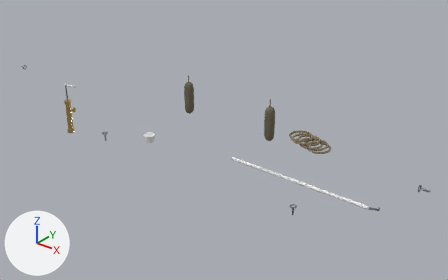
The FBX model boats/exports/rowing/Fittings.fbx, before and after one commit.
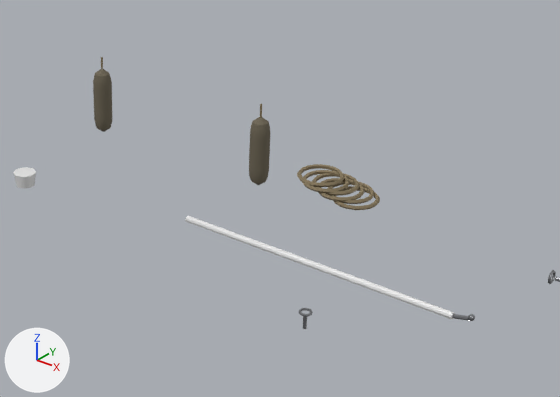
Each version is shown whole from a 50 mm camera at (5.48, -5.82, 4.05) aimed at (0.44, 0.48, 0.14), then close up on the part from 30% to 95% of the width and 16% to 89% of the height. The axes (+X, +Y, +Z) are drawn at lower left. The lights are the same throughout. The first two pictures are the older version.

In view in the first close-up: 'Fittings'.
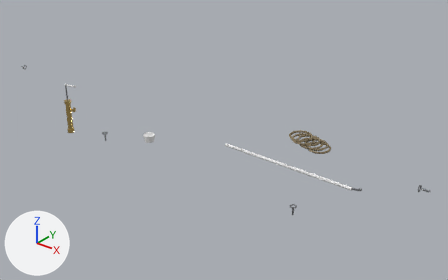
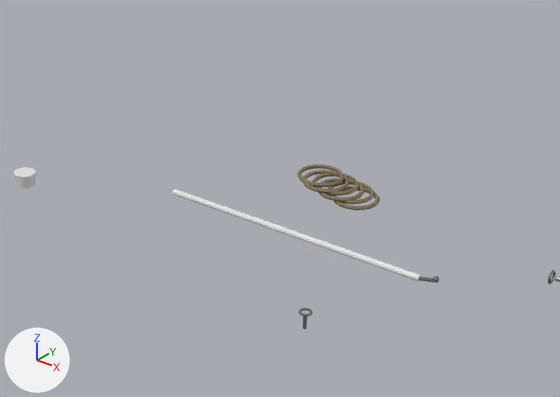
The change, as a list of edits to the scene's bpy script:
```text
Change me_fittings:
    used by ob_fittings; location = (0.0, 0.0, 0.0)
    remove me_fittings.from_pydata(...)  # 1996 vertices, 1808 faces; spans x -3.68..3.62, y -0.74..1.09, z -0.3..0.79
    add me_fittings.from_pydata(...)  # 1432 vertices, 1288 faces; spans x -3.68..3.62, y -0.39..0.39, z -0.3..0.79
    me_fittings part 1: the loose piece of 20 vertices spanning x 1.52..3.27, y -0.74..-0.7, z 0.66..0.7 is moved by (-0.37, 0.35, -0.07)
    me_fittings part 2: the loose piece of 16 vertices spanning x 3.27..3.37, y -0.73..-0.7, z 0.67..0.72 is moved by (-0.37, 0.35, -0.07)
    me_fittings part 3: the loose piece of 42 vertices spanning x 3.36..3.39, y -0.73..-0.7, z 0.7..0.73 is moved by (-0.37, 0.35, -0.07)
    me_fittings part 4: the loose piece of 270 vertices spanning x -0.77..-0.62, y 0.94..1.09, z 0.07..0.62 is deleted
    me_fittings part 5: the loose piece of 270 vertices spanning x 0.82..0.98, y 0.88..1.03, z 0.09..0.64 is deleted
    other edits to the shape of me_fittings do not show in these pictures
    remove me_fittings.materials.append(mat_canvas)  # brown #6c6453
```

Where the change shows, as pixel boxes [x1, y1, x2, y2] in the close-ups (560 x 397 px; the box of a moved part takes in the faces that stretch with it):
'Fittings', reshaped: before [13, 57, 560, 329]; after [13, 164, 560, 329]
part 1 of me_fittings, moved or reshaped: before [185, 216, 455, 319]; after [173, 189, 421, 282]
part 2 of me_fittings, moved or reshaped: before [452, 314, 470, 321]; after [419, 276, 434, 282]
part 3 of me_fittings, moved or reshaped: before [468, 314, 475, 321]; after [433, 276, 439, 283]
part 4 of me_fittings, deleted (brown): before [93, 69, 112, 132]
part 5 of me_fittings, deleted (brown): before [249, 117, 270, 185]
